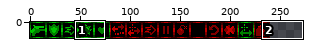
Sprite sheet -- sprites/perk/perks.png. Above, an overview of the earlier version with the close-up marked.
Close-up. Before the commit:
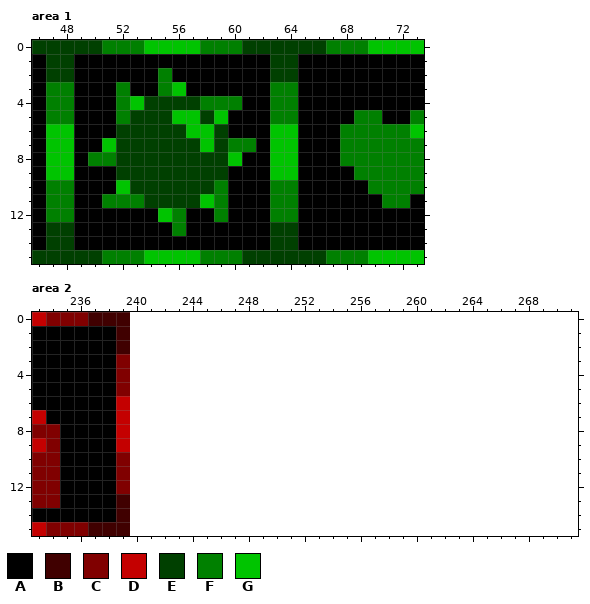
The file is 240x16 pixels. Shown: area 1: x 46..73, y 0..15; area 2: x 233..271, y 0..15. The old version is drawn lined up with the new one, on the new canvas.
Palette (. is transparent): A #000000  B #400000  C #800000  D #c40000  E #004000  F #008000  G #00c400
Pixels before, area 1, first column x 46:
 0 EEEEEFFFGGGGFFFEEEEEEFFFGGGG
 1 AEEAAAAAAAAAAAAAAEEAAAAAAAAA
 2 AEEAAAAAAFAAAAAAAEEAAAAAAAAA
 3 AFFAAAFAAFGAAAAAAFFAAAAAAAAA
 4 AFFAAAFGEEEEFFFAAFFAAAAAAAAA
 5 AFFAAAFEEEGGEGAAAFFAAAAFFAAF
 6 AGGAAAEEEEEGGEAAAGGAAAFFFFFG
 7 AGGAAGEEEEEEGEFFAGGAAAFFFFFF
 8 AGGAFFEEEEEEEEGAAGGAAAFFFFFF
 9 AGGAAAEEEEEEEEAAAGGAAAAFFFFF
10 AFFAAAGEEEEEEFAAAFFAAAAAFFFF
11 AFFAAFFFEEEEGFAAAFFAAAAAAFFA
12 AFFAAAAAAGFAAFAAAFFAAAAAAAAA
13 AEEAAAAAAAFAAAAAAEEAAAAAAAAA
14 AEEAAAAAAAAAAAAAAEEAAAAAAAAA
15 EEEEEFFFGGGGFFFEEEEEEFFFGGGG
Pixels before, area 2, first column x 233:
 0 DCCCBBB
 1 AAAAAAB
 2 AAAAAAB
 3 AAAAAAC
 4 AAAAAAC
 5 AAAAAAC
 6 AAAAAAD
 7 DAAAAAD
 8 CCAAAAD
 9 DCAAAAD
10 CCAAAAC
11 CCAAAAC
12 CCAAAAC
13 CCAAAAB
14 AAAAAAB
15 DCCCBBB
The same view after the edit:
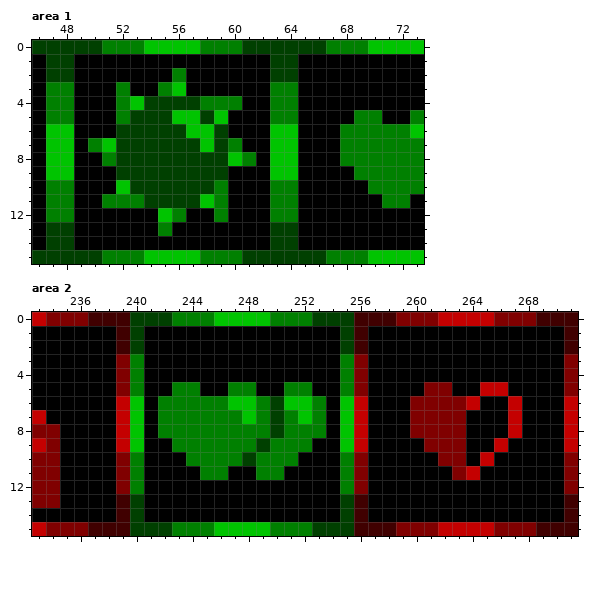
Edits made:
{"change": "canvas 240x16 -> 272x16"}
{"where": "area 1"}
{"y":2,"x":55,"old":"FA","new":"AF"}
{"y":7,"x":50,"old":"A","new":"F"}
{"y":7,"x":61,"old":"F","new":"A"}
{"y":8,"x":50,"old":"F","new":"A"}
{"y":8,"x":61,"old":"A","new":"F"}
{"y":13,"x":55,"old":"AF","new":"FA"}
{"where": "area 2"}
{"y":0,"x":240,"old":"................................","new":"EEEFFFGGGGFFFEEEBBBCCCDDDDCCCBBB"}
{"y":1,"x":240,"old":"................................","new":"EAAAAAAAAAAAAAAEBAAAAAAAAAAAAAAB"}
{"y":2,"x":240,"old":"................................","new":"EAAAAAAAAAAAAAAEBAAAAAAAAAAAAAAB"}
{"y":3,"x":240,"old":"................................","new":"FAAAAAAAAAAAAAAFCAAAAAAAAAAAAAAC"}
{"y":4,"x":240,"old":"................................","new":"FAAAAAAAAAAAAAAFCAAAAAAAAAAAAAAC"}
{"y":5,"x":240,"old":"................................","new":"FAAFFAAFFAAFFAAFCAAAACCAADDAAAAC"}
{"y":6,"x":240,"old":"................................","new":"GAFFFFFGGFEGGFAGDAAACCCCDAADAAAD"}
{"y":7,"x":240,"old":"................................","new":"GAFFFFFFGFEFGFAGDAAACCCCAAADAAAD"}
{"y":8,"x":240,"old":"................................","new":"GAFFFFFFFFEFFFAGDAAACCCCAAADAAAD"}
{"y":9,"x":240,"old":"................................","new":"GAAFFFFFFEFFFAAGDAAAACCCAADAAAAD"}
{"y":10,"x":240,"old":"................................","new":"FAAAFFFFEFFFAAAFCAAAAACCADAAAAAC"}
{"y":11,"x":240,"old":"................................","new":"FAAAAFFAAFFAAAAFCAAAAAACDAAAAAAC"}
{"y":12,"x":240,"old":"................................","new":"FAAAAAAAAAAAAAAFCAAAAAAAAAAAAAAC"}
{"y":13,"x":240,"old":"................................","new":"EAAAAAAAAAAAAAAEBAAAAAAAAAAAAAAB"}
{"y":14,"x":240,"old":"................................","new":"EAAAAAAAAAAAAAAEBAAAAAAAAAAAAAAB"}
{"y":15,"x":240,"old":"................................","new":"EEEFFFGGGGFFFEEEBBBCCCDDDDCCCBBB"}
{"label":"changed","picture_box":[158,68,186,82]}
{"label":"changed","picture_box":[88,138,102,166]}
{"label":"changed","picture_box":[242,138,256,166]}
{"label":"changed","picture_box":[158,222,186,236]}
{"label":"added","picture_box":[130,312,578,536]}
